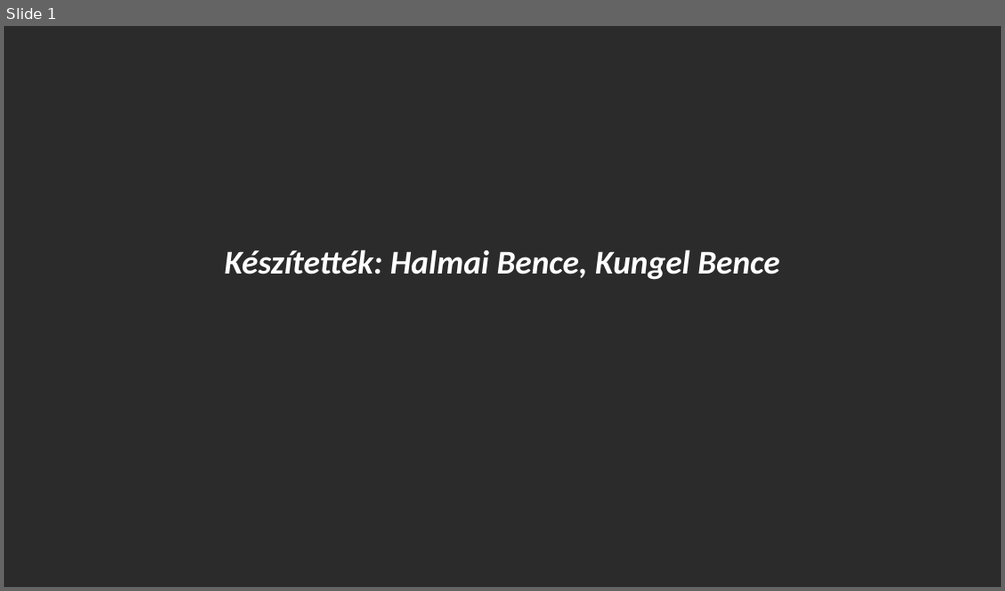
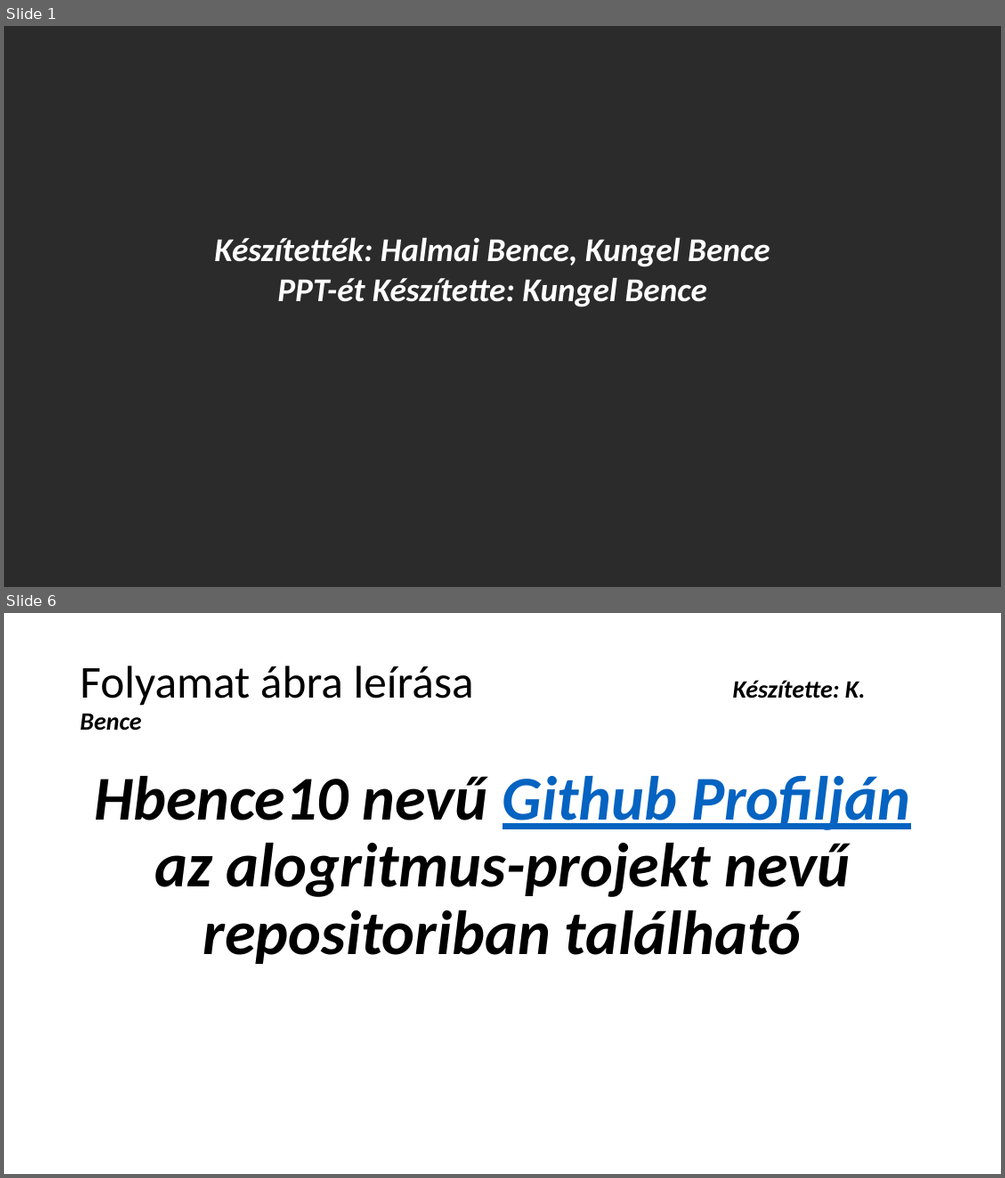
Before and after one commit to Hbence10/algoritmus-projekt, a slide deck: munkamenet.pptx. Shown one above the other, each under a label of ours: slide 1 before the commit, slides 1 and 6 after it; the slides between them are not shown. The pictures are 1005x591 and 1005x1178 pixels, drawn with LibreOffice and Linux fonts; fonts in the diff are those of the drawing; background and template pictures are left out; a plain dark background stands for a picture behind light text. Boxes give left, top, right and bottom in pixels: in the first picture for what was removed or moved away, otherwise in the second. Text is boxed around its words. In the diff, an @@ line names an element or a change of style, - is before the commit and + after.

```diff
--- a/munkamenet.pptx
+++ b/munkamenet.pptx
@@ slide 6 added at <box>4,613,1001,1174</box>, background #FFFFFF @@
@@ title added at <box>80,666,866,730</box>, 44 pt, text #000000 @@
+Folyamat ábra leírása Készítette: K. Bence
@@ text added at <box>94,775,910,964</box>, 60 pt, text #000000, bold, italic @@
+Hbence10 nevű Github Profilján az alogritmus-projekt nevű repositoriban található
@@ slide 1 changed as well @@
@@ text "Készítették: Halmai Bence, Kungel Bence": place and size @@
-text "Készítették: Halmai Bence, Kungel Bence" at <box>225,249,779,280</box>
+text "Készítették: Halmai Bence, Kungel Bence" at <box>214,237,769,307</box>
@@ text at <box>277,277,707,307</box>: paragraph added @@
+PPT-ét Készítette: Kungel Bence
```
Also in this commit, not shown: 1 other slide changed, 4 other slides added, 2 other files.
